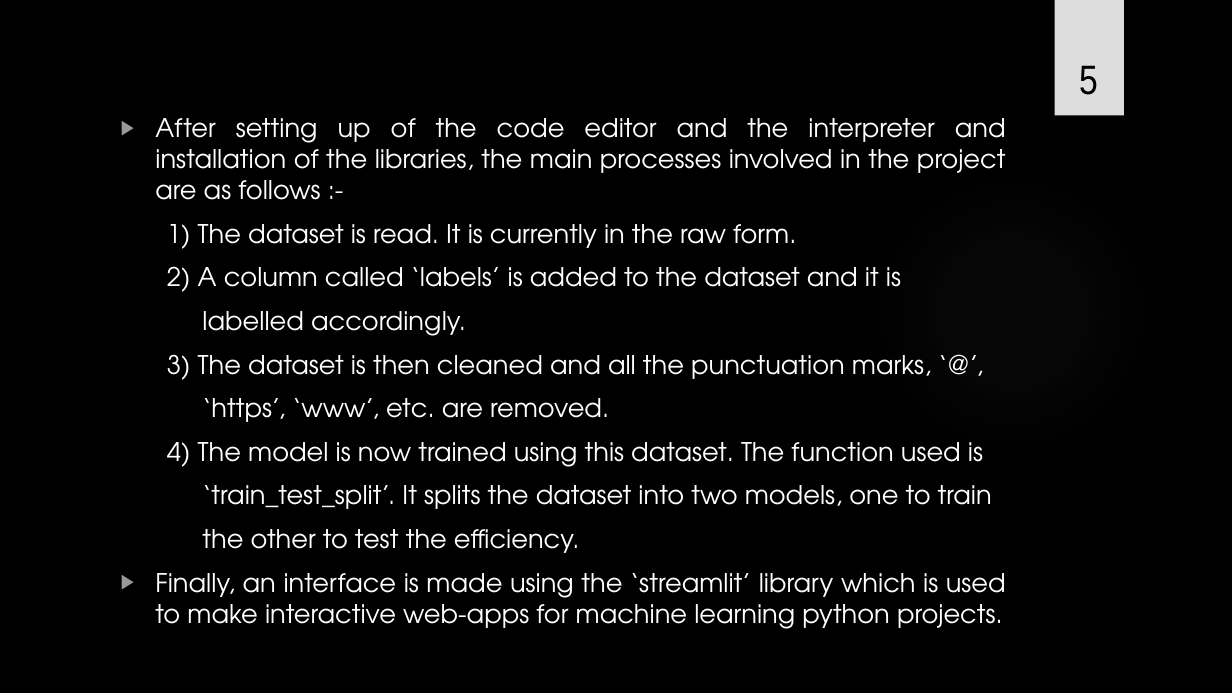
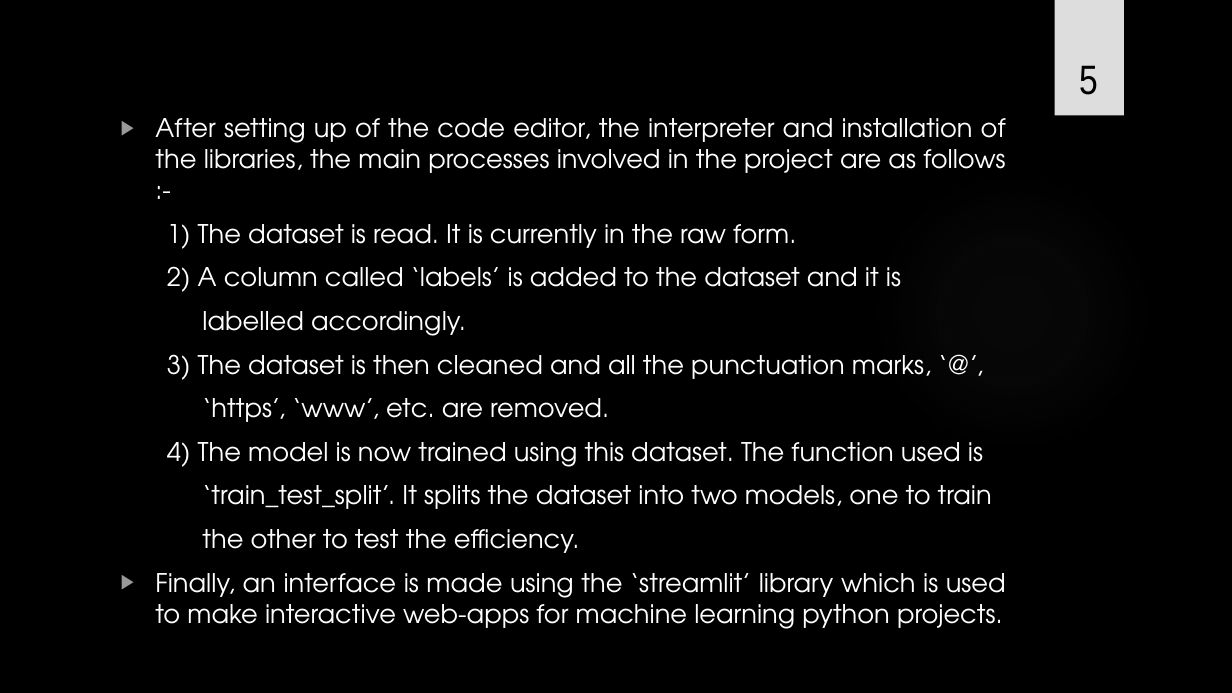
Before and after one commit to ManasPant03/Hate_Speech_Detection, a slide deck: slide 6 of Presentation.pptx. Drawn at 1232x693 pixels with LibreOffice and Linux fonts; fonts in the diff are those of the drawing; background and template pictures are left out. Boxes give left, top, right and bottom in pixels: in the first picture for what was removed or moved away, otherwise in the second. Text is boxed around its words. In the diff, an @@ line names an element or a change of style, - is before the commit and + after.

Commit message:
Updated Presentation

```diff
--- a/Presentation.pptx
+++ b/Presentation.pptx
@@ text at <box>155,118,1006,173</box>: text changed @@
-▶ After setting up of the code editor and the interpreter and installation of the libraries, the main processes involved in the project are as follows :-
+▶ After setting up of the code editor, the interpreter and installation of the libraries, the main processes involved in the project are as follows :-
```
